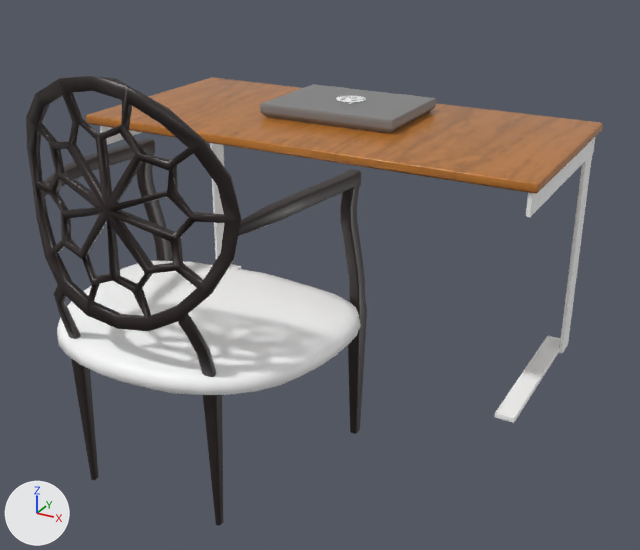
An edit to the glTF model game/assets/models/furniture-real/computer_desk.glb, drawn before and after from the same camera.
Before and after are seen from a 50 mm lens placed at (0.976, -1.586, 1.105), pointed at (0.102, 0.002, 0.311). Arrows for +X, +Y and +Z are at lower left; the lights stay in place. The older version comes first. Where no turn or scale is listed for an object, it has been applied to the vertices.

Script lines for the objects in view, before the commit:
```python
ob_chair_210 = bpy.data.objects.new('chair_210', me_chair_210)
ob_chair_210.location = (1.0, 8.687, 0.0)
ob_laptop_1_1 = bpy.data.objects.new('laptop_1', me_laptop_1)
ob_laptop_1_1.location = (0.0, 0.337, 0.591)
ob_laptop_lid_1 = bpy.data.objects.new('laptop_lid_1', me_laptop_lid_1)
ob_laptop_lid_1.location = (0.0, 0.337, 0.591)
ob_node_2 = bpy.data.objects.new('Node_2', None)
ob_node_2.parent = ob_desk_303_1
ob_node_2.location = (-7.983, -1.949, 0.000302)
# also in view: 'desk_303' at (0.0, 0.287, 0.295)
```
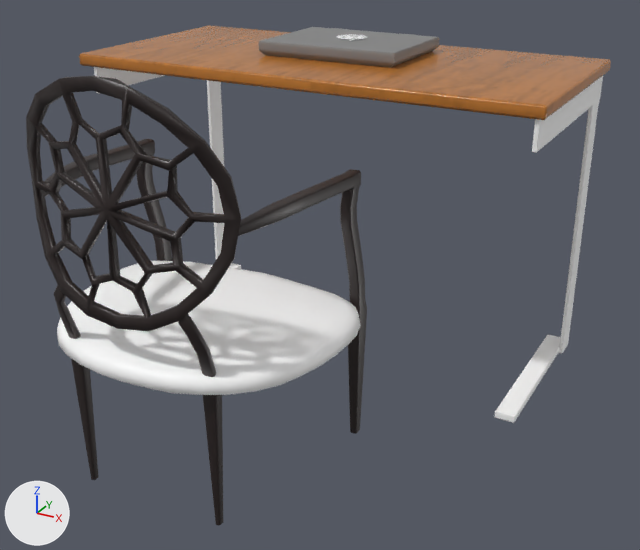
ob_node_2 is not drawn itself; it is the parent of ob_desk_303.

Changed parts and their boxes (x1, y1, x2, y2) in the pictures (640 x 550 px):
```json
{"object": "desk_303", "change": "rescaled", "before": [86, 77, 603, 423], "after": [79, 25, 611, 423], "on screen": "15% taller"}
{"object": "laptop_lid_1", "change": "moved", "before": [260, 84, 436, 124], "after": [258, 27, 439, 57]}
{"object": "laptop_1", "change": "moved", "before": [260, 86, 436, 134], "after": [259, 28, 439, 68]}
```

Edits to the scene script, one JSON object a line:
```json
{"op": "set", "path": "ob_node_2.scale", "old": "(1.0, 1.0, 1.0)", "new": "(1.0, 1.0, 1.25)"}
{"op": "set", "path": "ob_laptop_1_1.location", "old": "(0.0, 0.337, 0.591)", "new": "(0.0, 0.337, 0.738)"}
{"op": "set", "path": "ob_laptop_lid_1.location", "old": "(0.0, 0.337, 0.591)", "new": "(0.0, 0.337, 0.738)"}
```
